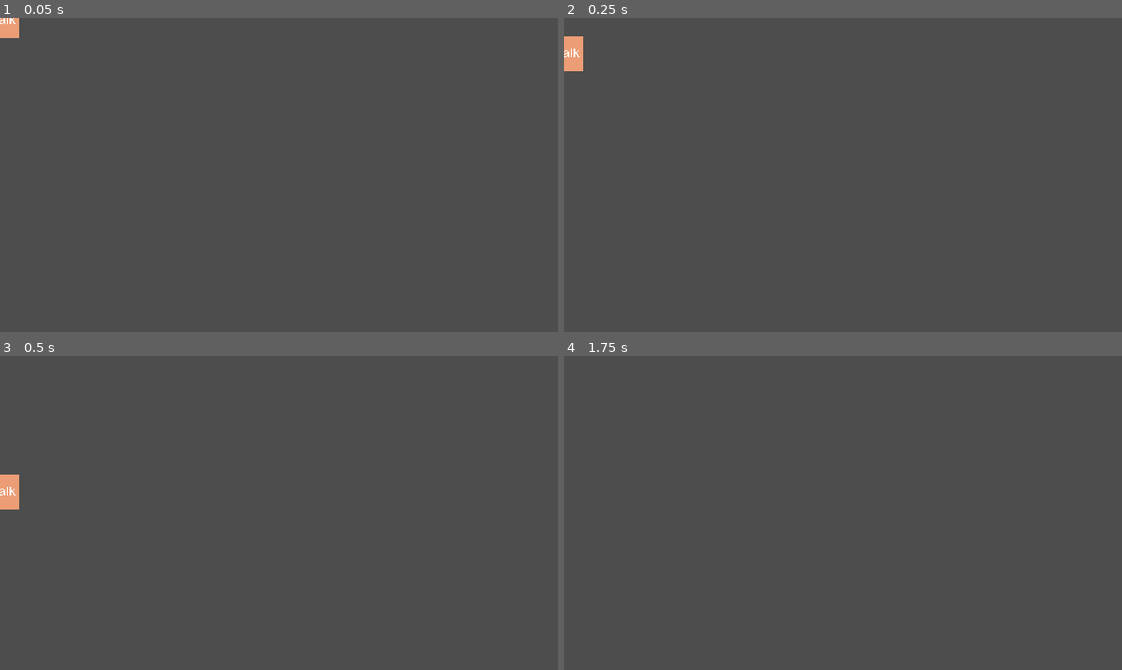
Above: before the commit, frames 1-4 (two rows, left to right).
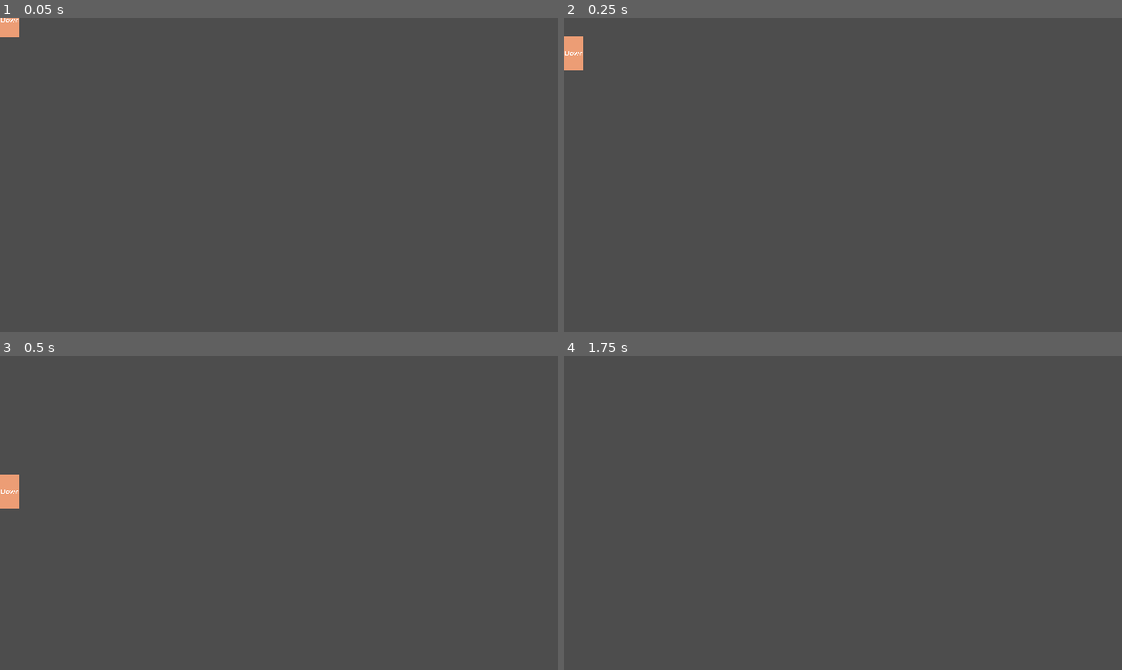
Above: after the commit, the same moments.

Repository: Pix-Hexate/SeniorDesign
Game: Godot game, scene res://Entities/Characters/Knight/KnightScene.tscn
Two runs of this game, one before a commit and one after it. Both use one fixed random seed, a clock stepped at 60 frames per second and the inputs below. This scene is started directly instead of the project's main scene. The engine's default icon, where the game draws it, is replaced by a stand-in: a white triangle on a blue panel in a dark square.
Inputs (mouse positions are in pixels of both pictures, inside the frame that each line leads up to):
- Up to frame 1 (0.05 s): no input
- Up to frame 2 (0.25 s): no input
- Up to frame 3 (0.5 s): no input
- Up to frame 4 (1.75 s): move the mouse to (965, 497) at 0.52 s; hold V (AbilityFourKey) 0.53-1.28 s; hold Right (RightKey) from 0.53 s (still down); tap Up (UpKey) at 0.77, 1.52 s; tap Enter at 1.25 s; move the mouse to (731, 528) at 1.27 s; tap Z (AbilityOneKey) at 1.35 s

The runs differ from the first frame. In frame 1, less than 0.1% of the frame differs, in the area x 0-4%, y 0-7%; in frame 2, less than 0.1%, in the area x 0-4%, y 9-17%; in frame 3, less than 0.1%; in frame 4, nothing differs.

Commit message:
fixed _process to include movement again

Diff:
--- a/senior-design-project/Entities/Characters/Knight/Knight.gd
+++ b/senior-design-project/Entities/Characters/Knight/Knight.gd
@@ -78,6 +78,16 @@
 	print(ability_name + " is ready!")
 
 var regen_timer: float = 0.0
+
+func _process(delta: float) -> void:
+	Take_Inputs()
+	Process_Movement_Inputs()
+	Process_Action_Inputs()
+	regen_timer += delta
+	if regen_timer >= 1.0:  # Apply health regen every second
+		regen_timer = 0
+		Heal(HealthRegen)
+'''
 func _process(delta: float) -> void:
 	Process_Action_Inputs() #why was this removed from _process?
 	regen_timer += delta
@@ -95,7 +105,7 @@
 
 		# Hit detection with enemies in the range
 		#_check_for_hits_in_whirlwind()
-
+'''
 func Heal(amount: float):
 	CurrentHP = min(CurrentHP + amount, MaxHP)
 
--- a/senior-design-project/Entities/Characters/Knight/KnightScene.tscn
+++ b/senior-design-project/Entities/Characters/Knight/KnightScene.tscn
@@ -1,8 +1,8 @@
-[gd_scene load_steps=26 format=3 uid="uid://dm7iv3g8qnokp"]
+[gd_scene load_steps=24 format=3 uid="uid://dm7iv3g8qnokp"]
 
 [ext_resource type="Script" path="res://Entities/Characters/Knight/Knight.gd" id="1_h0thw"]
 [ext_resource type="Texture2D" uid="uid://csvi27tcw3cby" path="res://Resources/1a8f338f04dbdfd00ca5e635bda3efb8.png" id="2_xu4j4"]
-[ext_resource type="Texture2D" uid="uid://ctm2gxd5ikbnq" path="res://Resources/Sprites/Player_Characters/Knight/knight-idle.png" id="3_5nlis"]
+[ext_resource type="Texture2D" uid="uid://barviako6rc2" path="res://Resources/51f54192b09a96adcef5c88b05291e3a.png" id="3_732b6"]
 [ext_resource type="Texture2D" uid="uid://duoc8hk2log74" path="res://Resources/426a4b00b1d7ed2e267075742607eca8.png" id="4_qxqbs"]
 [ext_resource type="Texture2D" uid="uid://crtdmtp7cnfx4" path="res://Resources/be147c96e6af5bc6a26cce80fa77897a.png" id="5_65dgi"]
 [ext_resource type="Texture2D" uid="uid://xsuvw8sqeiwt" path="res://Resources/0136d8f41eb50046f29b5b808c2ee87b.png" id="6_rpy5t"]
@@ -13,14 +13,6 @@
 [sub_resource type="RectangleShape2D" id="RectangleShape2D_f0dll"]
 size = Vector2(40, 40)
 
-[sub_resource type="AtlasTexture" id="AtlasTexture_gi4pb"]
-atlas = ExtResource("3_5nlis")
-region = Rect2(266, 0, 19, 38)
-
-[sub_resource type="AtlasTexture" id="AtlasTexture_41xd5"]
-atlas = ExtResource("3_5nlis")
-region = Rect2(285, 0, 19, 38)
-
 [sub_resource type="SpriteFrames" id="SpriteFrames_vrm1s"]
 animations = [{
 "frames": [{
@@ -33,10 +25,7 @@
 }, {
 "frames": [{
 "duration": 1.0,
-"texture": SubResource("AtlasTexture_gi4pb")
-}, {
-"duration": 1.0,
-"texture": SubResource("AtlasTexture_41xd5")
+"texture": ExtResource("3_732b6")
 }],
 "loop": true,
 "name": &"idle",
